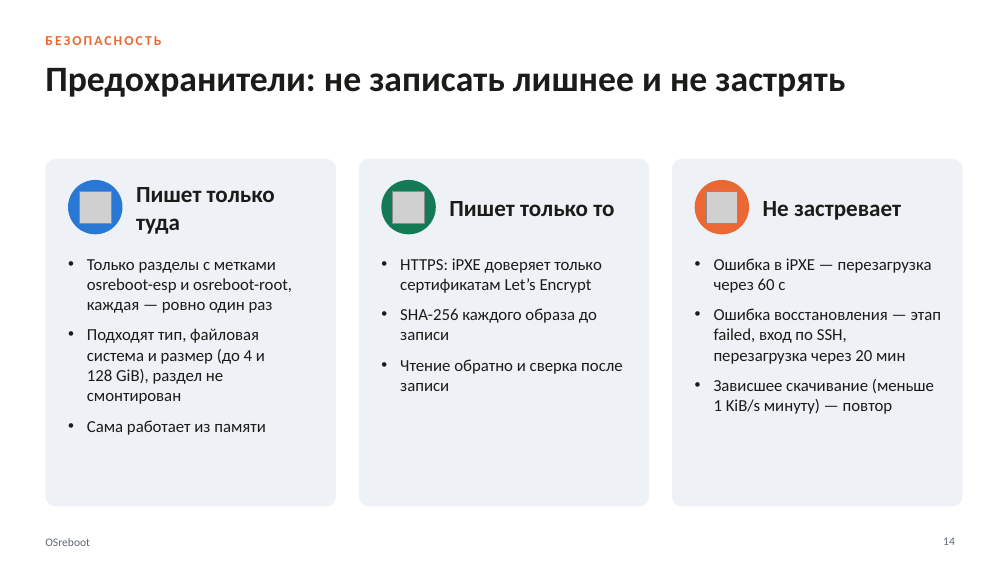
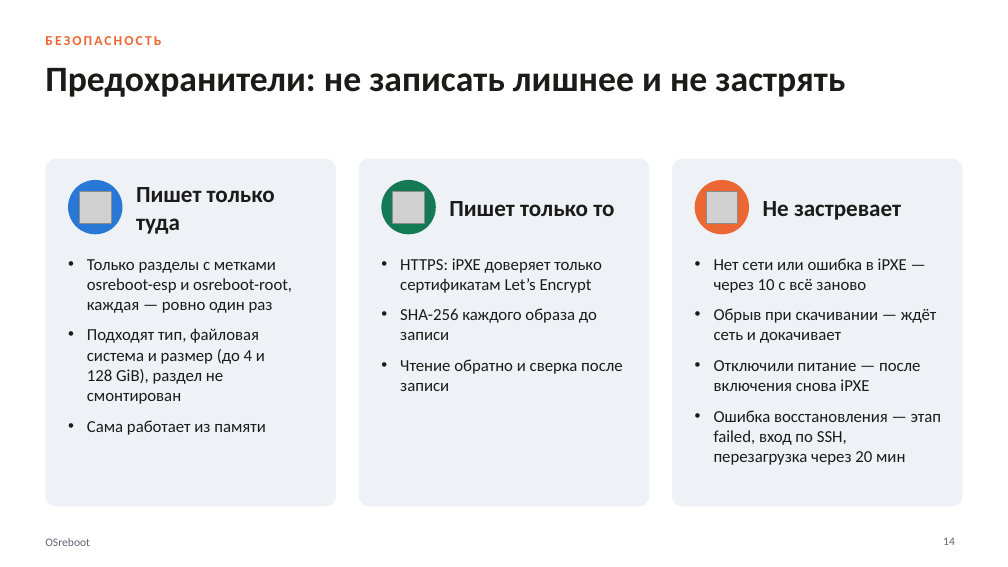
Before and after one commit to Irenid/OSreboot, a slide deck: slide 14 of presentation/OSreboot.pptx. Drawn at 1008x567 pixels with LibreOffice and Linux fonts; fonts in the diff are those of the drawing; grey boxes stand for pictures. Boxes give left, top, right and bottom in pixels: in the first picture for what was removed or moved away, otherwise in the second. Text is boxed around its words. In the diff, an @@ line names an element or a change of style, - is before the commit and + after.

```diff
--- a/presentation/OSreboot.pptx
+++ b/presentation/OSreboot.pptx
@@ text at <box>714,258,936,391</box>: text changed @@
-• Ошибка в iPXE — перезагрузка через 60 с
+• Нет сети или ошибка в iPXE — через 10 с всё заново
+• Обрыв при скачивании — ждёт сеть и докачивает
+• Отключили питание — после включения снова iPXE
@@ text at <box>714,379,934,414</box>: paragraph removed @@
-• Зависшее скачивание (меньше 1 KiB/s минуту) — повтор
```
Also in this commit, not shown: 2 other slides changed, 1 other file.
